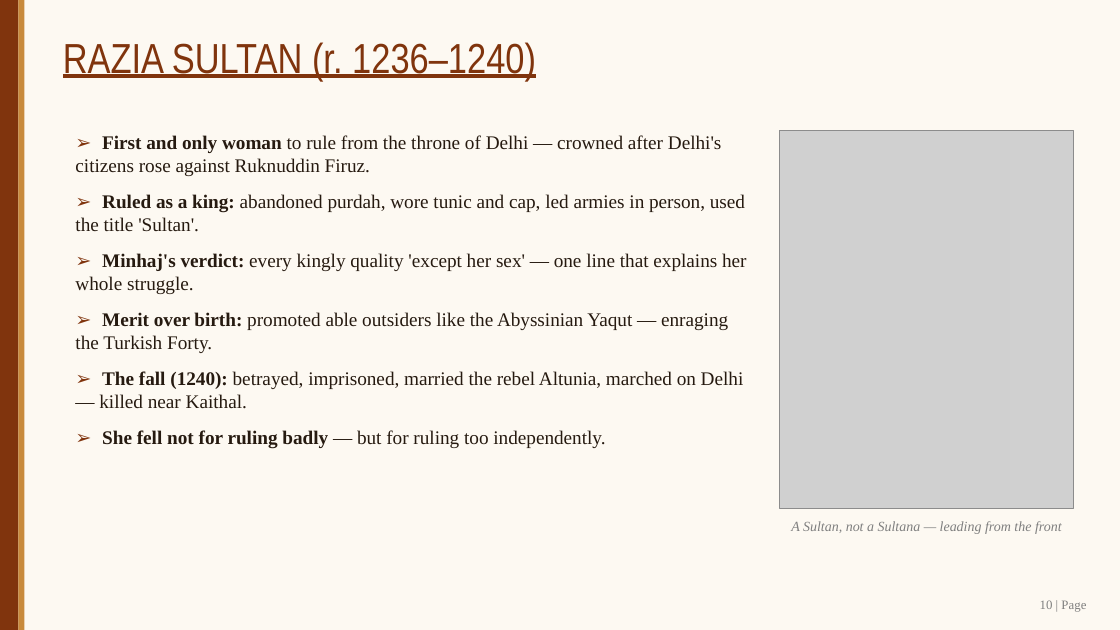
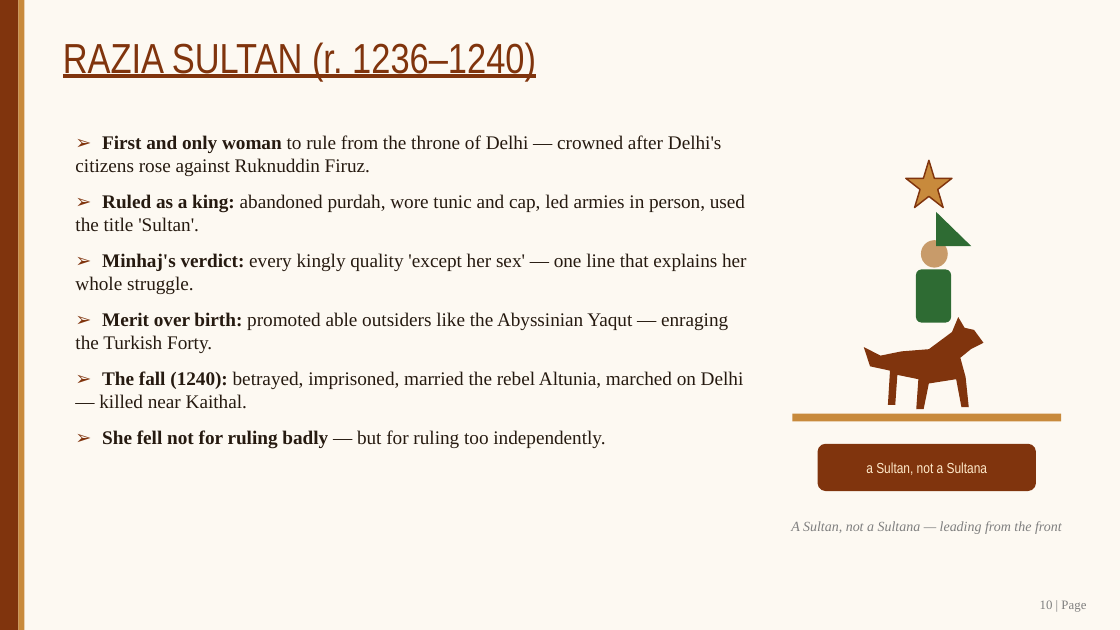
Before and after one commit to SangamSitapuri07/SIH, a slide deck: slide 10 of assignment/Slave_Dynasty_Mamluk_Presentation.pptx. Drawn at 1120x630 pixels with LibreOffice and Linux fonts; fonts in the diff are those of the drawing; grey boxes stand for pictures. Boxes give left, top, right and bottom in pixels: in the first picture for what was removed or moved away, otherwise in the second. Text is boxed around its words. In the diff, an @@ line names an element or a change of style, - is before the commit and + after.

```diff
--- a/assignment/Slave_Dynasty_Mamluk_Presentation.pptx
+++ b/assignment/Slave_Dynasty_Mamluk_Presentation.pptx
@@ picture removed at [780, 130, 1074, 508] @@
@@ star added at [906, 160, 952, 208], fill #C88A3C, outline #80340D 1.25 pt @@
@@ right triangle added at [936, 212, 971, 246], fill #2E6B33 @@
@@ ellipse added at [921, 240, 948, 268], fill #C89B6A @@
@@ rounded rectangle added at [916, 270, 951, 323], fill #2E6B33 @@
@@ freeform shape added at [864, 317, 984, 409], fill #80340D @@
@@ rectangle added at [792, 413, 1061, 421], fill #C88A3C @@
@@ rounded rectangle added at [818, 444, 1036, 491], fill #80340D, 12.5 pt, text #FFE9C9 @@
+a Sultan, not a Sultana
```
Also in this commit, not shown: 13 other slides changed, 2 other files.
